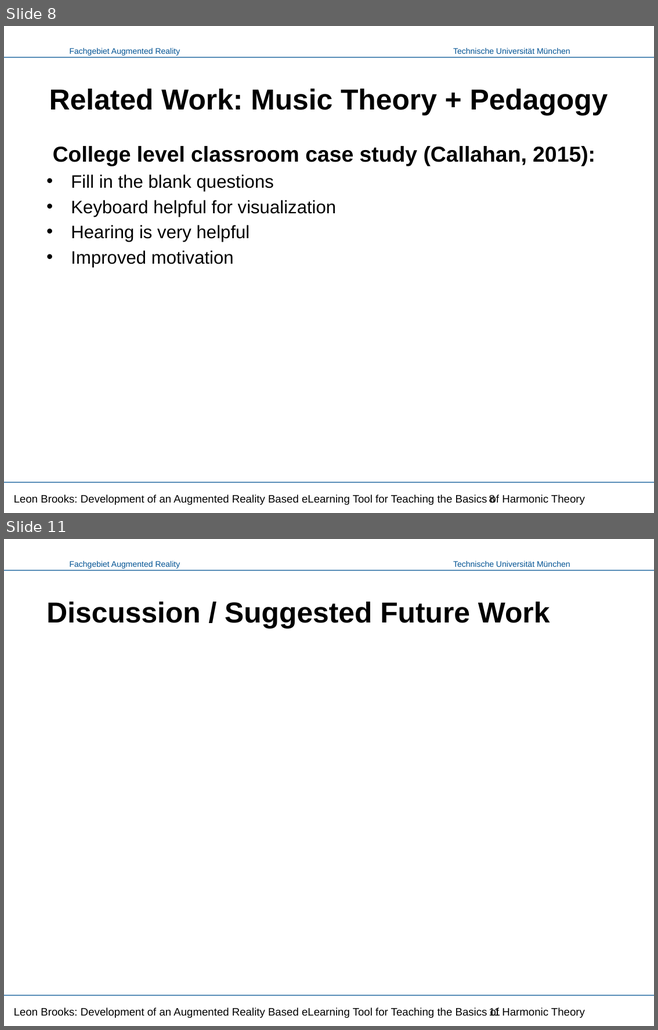
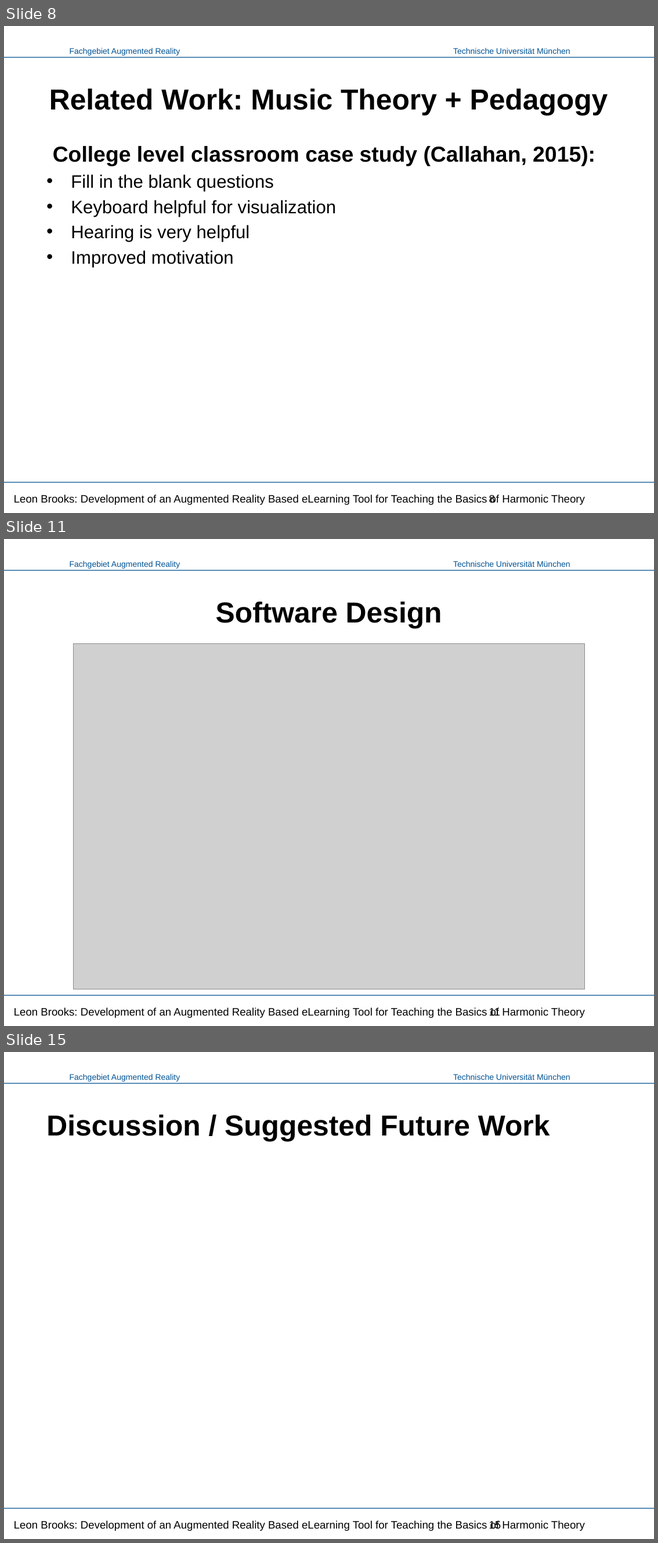
Before and after one commit to LeonBrooks/AR-Music-Theory-eLearing, a slide deck: Presentation/Music Vision - Presentation.pptx. Shown one above the other, each under a label of ours: slides 8 and 11 before the commit, slides 8, 11 and 15 after it; the slides between them are not shown. The pictures are 658x1030 and 658x1543 pixels, drawn with LibreOffice and Linux fonts; fonts in the diff are those of the drawing; grey boxes stand for pictures; background and template pictures are left out. Boxes give left, top, right and bottom in pixels: in the first picture for what was removed or moved away, otherwise in the second. Text is boxed around its words. In the diff, an @@ line names an element or a change of style, - is before the commit and + after.

```diff
--- a/Presentation/Music Vision - Presentation.pptx
+++ b/Presentation/Music Vision - Presentation.pptx
@@ slide 11 added at [4, 539, 654, 1026], background #FFFFFF; not listed: 4 template elements that a slide beside it also shows @@
@@ title added at [216, 602, 442, 629], 32 pt, text #000000, bold @@
+Software Design
@@ picture added at [73, 643, 584, 989] @@
@@ text added at [14, 1008, 585, 1018], 12 pt, text #000000 @@
+Leon Brooks: Development of an Augmented Reality Based eLearning Tool for Teaching the Basics of Harmonic Theory
@@ page number added at [489, 1008, 500, 1016], 12 pt, text #000000 @@
+11
@@ what was slide 11 is now slide 15 @@
@@ page number at [489, 1521, 501, 1529]: text changed @@
-11
+15
```
Also in this commit, not shown: 2 slides changed, 3 other slides added.
